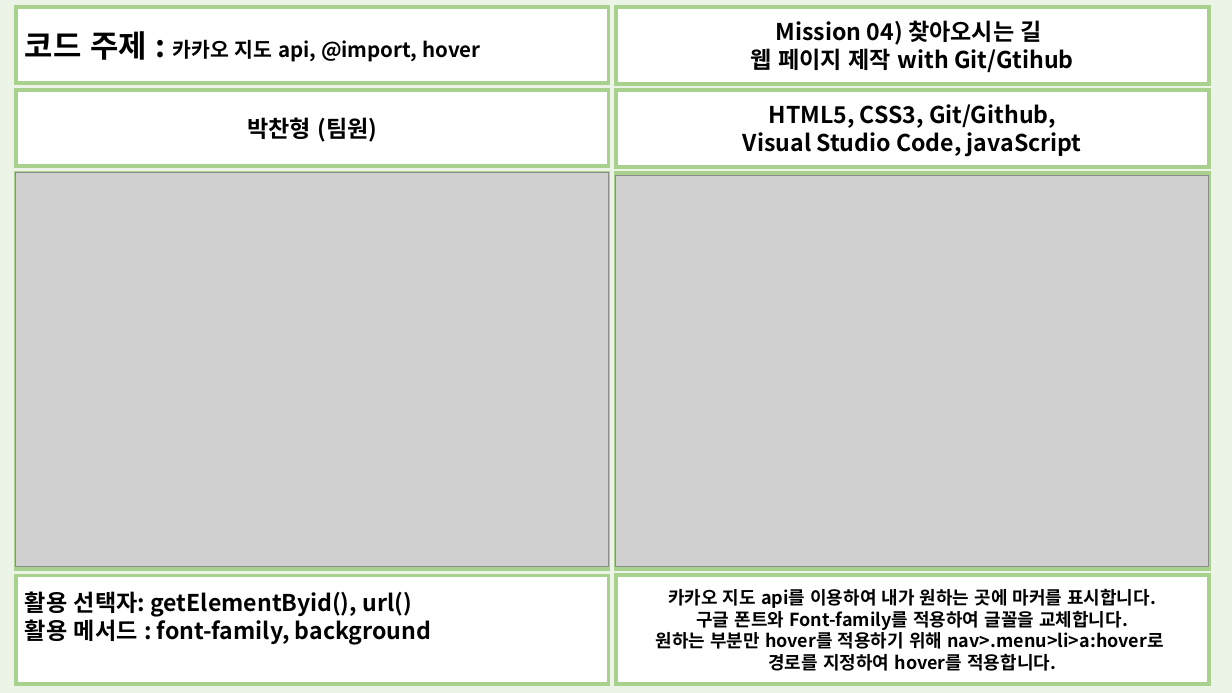
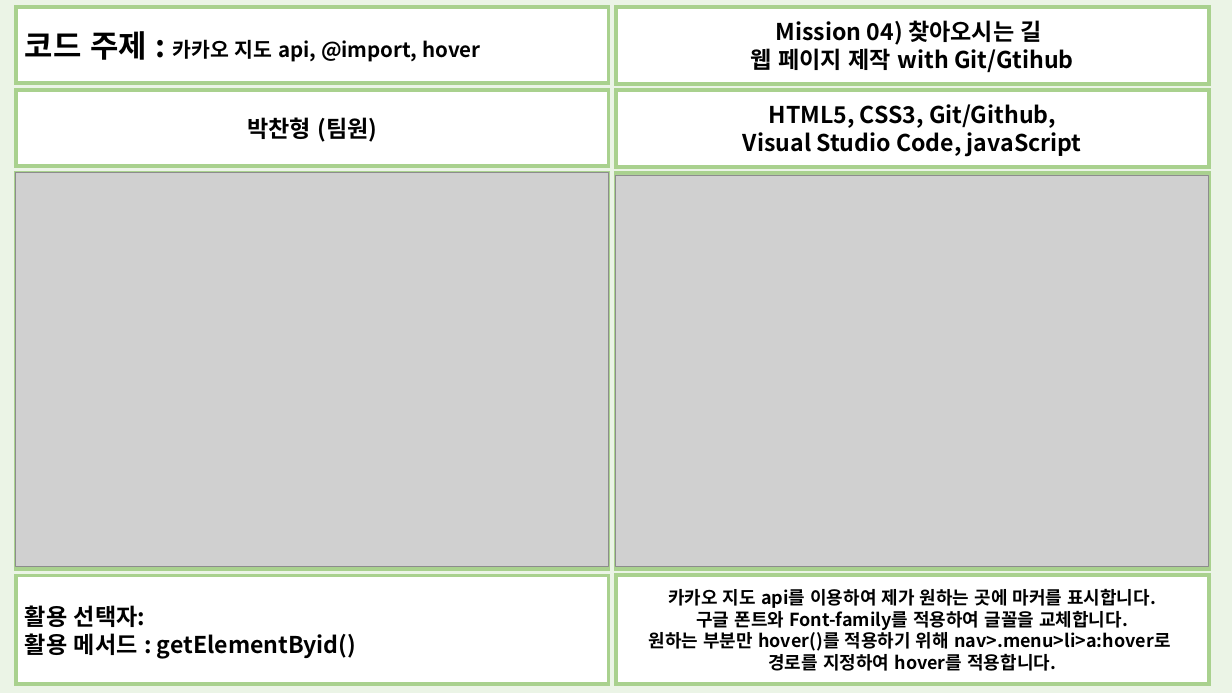
Before and after one commit to woose1390/Mission04_Study4Team, a slide deck: slide 3 of pch_Mission04_codereview.pptx. Drawn at 1232x693 pixels with LibreOffice and Linux fonts; fonts in the diff are those of the drawing; grey boxes stand for pictures. Boxes give left, top, right and bottom in pixels: in the first picture for what was removed or moved away, otherwise in the second. Text is boxed around its words. In the diff, an @@ line names an element or a change of style, - is before the commit and + after.

```diff
--- a/pch_Mission04_codereview.pptx
+++ b/pch_Mission04_codereview.pptx
@@ text in rectangle at box(668, 588, 1156, 608): text changed @@
-카카오 지도 api를 이용하여 내가 원하는 곳에 마커를 표시합니다.
+카카오 지도 api를 이용하여 제가 원하는 곳에 마커를 표시합니다.
@@ text in rectangle at box(25, 605, 356, 658): text changed @@
-활용 선택자: getElementByid(), url()
-활용 메서드 : font-family, background
+활용 선택자:
+활용 메서드 : getElementByid()
@@ text in rectangle at box(649, 629, 1171, 651): text changed @@
-원하는 부분만 hover를 적용하기 위해 nav>.menu>li>a:hover로
+원하는 부분만 hover()를 적용하기 위해 nav>.menu>li>a:hover로
```
Also in this commit, not shown: 2 other files.
